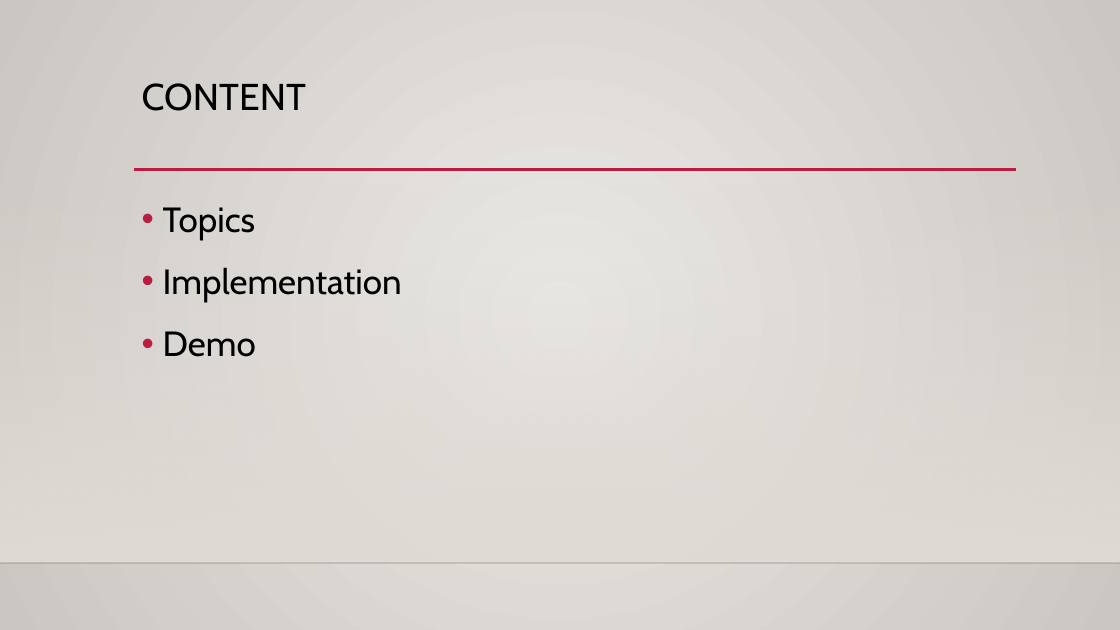
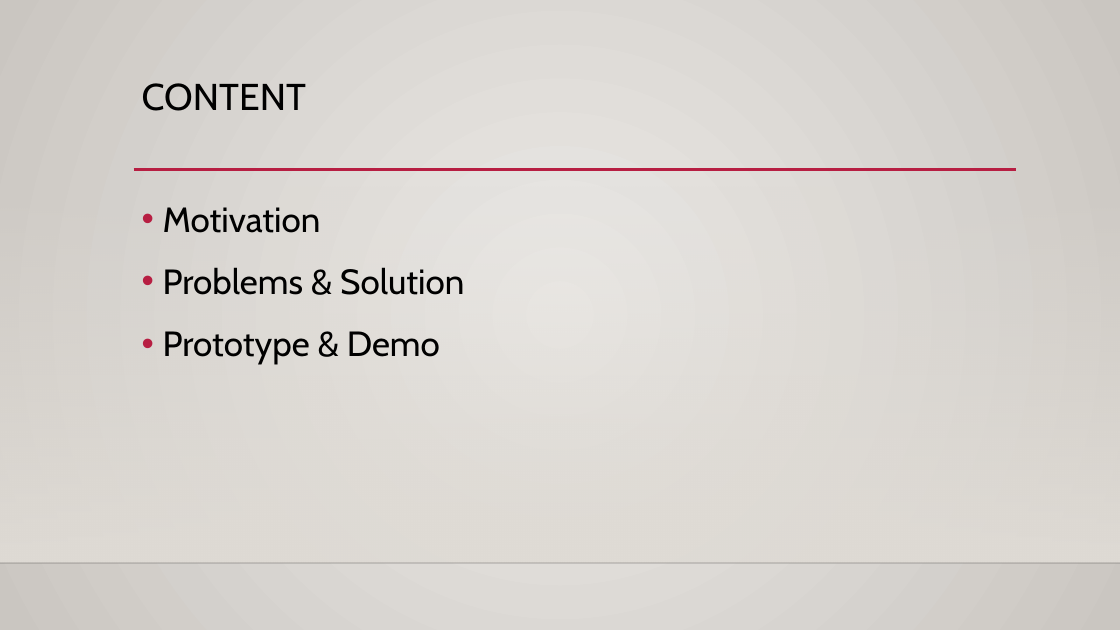
Before and after one commit to pajud/hackathonHomeNetwork, a slide deck: slide 2 of presentation.pptx. Drawn at 1120x630 pixels with LibreOffice and Linux fonts; fonts in the diff are those of the drawing; background and template pictures are left out. Boxes give left, top, right and bottom in pixels: in the first picture for what was removed or moved away, otherwise in the second. Text is boxed around its words. In the diff, an @@ line names an element or a change of style, - is before the commit and + after.

Commit message:
ppp

```diff
--- a/presentation.pptx
+++ b/presentation.pptx
@@ text at (163, 207, 464, 365): text changed @@
-• Topics
-• Implementation
-• Demo
+• Motivation
+• Problems & Solution
+• Prototype & Demo
```
Also in this commit, not shown: 3 other slides changed, 2 slides added, 2 slides removed.
